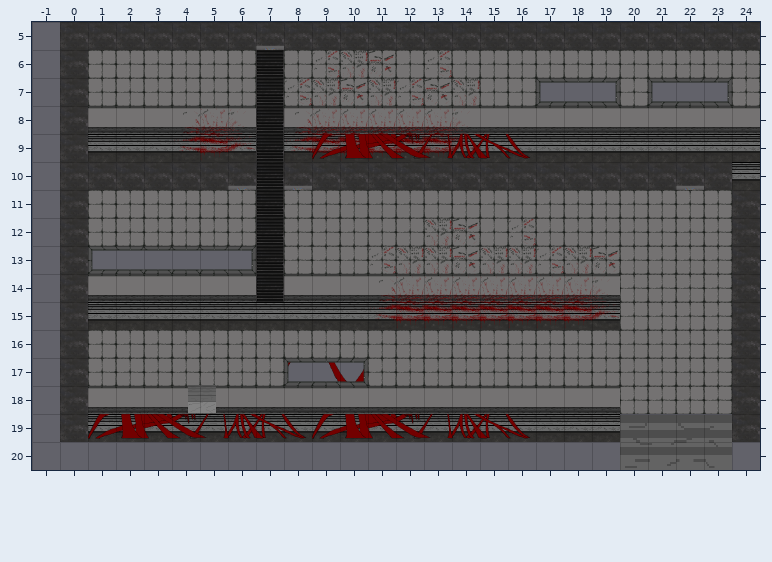
Level history. Tiled map: maps/tiledmap1.tmx. This is how it looked before the edit.
Cells are 128x128 px. Shown: x -1..24, y 5..20. Tiles whose own drawing changed are shown in their newer look in all pictures.
New version:
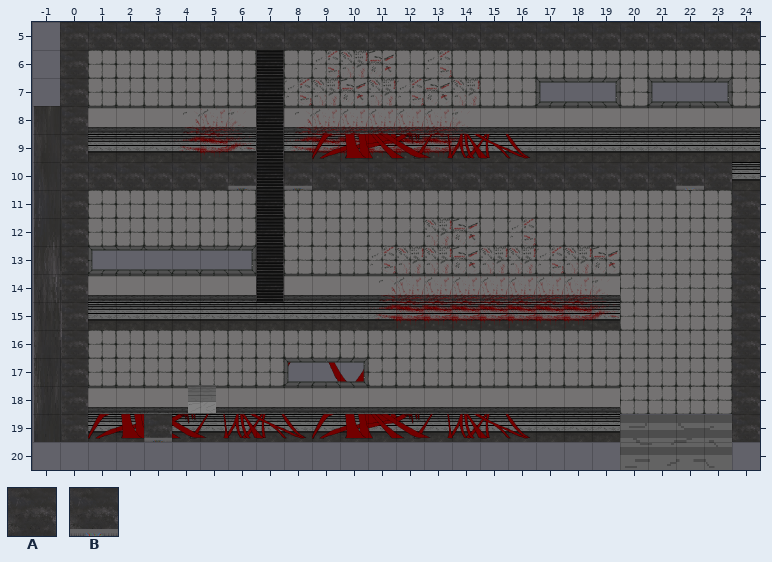
Key: from "tileset floor": A 30, B 31.
_ is an empty cell, . an unchanged one.
Objects are placed by their top-left corner, in cells (3,4 is the top-left corner of cell 3,4); size is 1x1 cell unless given.
Edits made:
--- layer "platforms"
@@ x 7..7 @@
- 5 _
+ 5 A
@@ x 6..8 @@
-10 _._
+10 A.A
--- layer "dont_touch_layer"
@@ x 7..7 @@
- 5 B
+ 5 _
@@ x 3..3 @@
-19 _
+19 B
--- layer "dont_touch_layer #2"
+A at -0.9,8 size 1x12
Changed places in both pictures, as pixel boxes (x1, y1, x2, y2):
changed: (256, 45, 284, 50)
added: (34, 107, 62, 442)
added: (237, 188, 247, 190)
added: (293, 188, 303, 190)
added: (144, 414, 172, 442)
